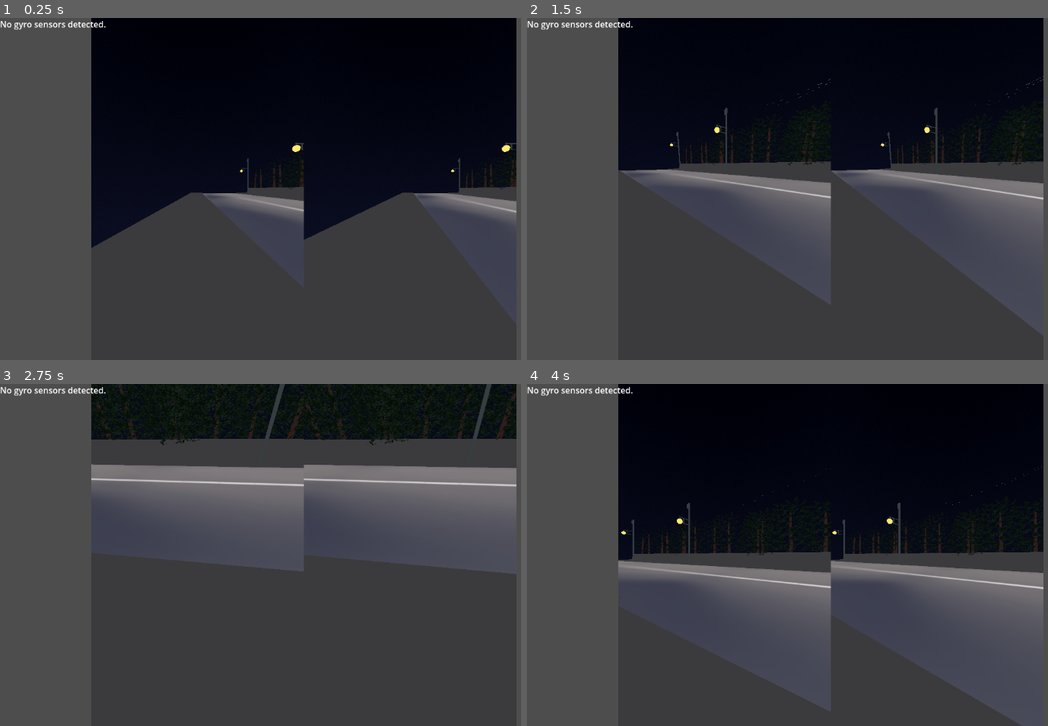
Above: before the commit, frames 1-4 (two rows, left to right).
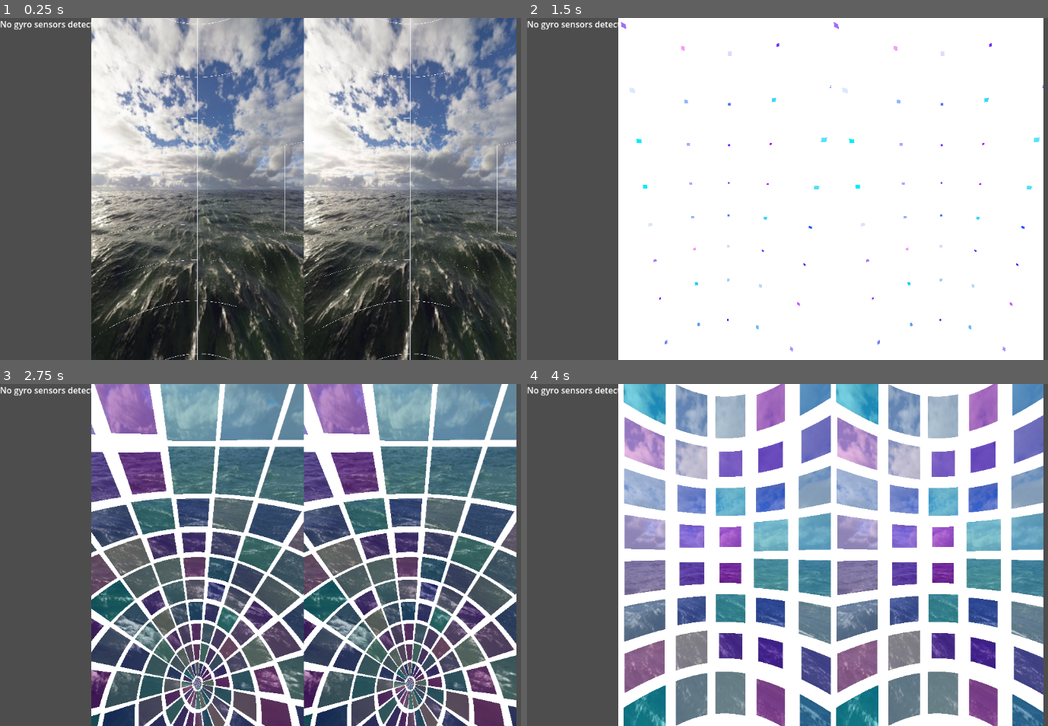
Above: after the commit, the same moments.

Repository: dairycultist/Metaverse
Game: Godot game, scene res://models/beach/beach.tscn
Same seed, same stepped clock (60 frames per second), same inputs: the game is played once before the commit and once after it. Before the commit the project starts from res://models/urban_japan/urban_japan.tscn.
Inputs:
- Up to frame 1 (0.25 s): no input
- Up to frame 2 (1.5 s): hold Right (ui_right) 0.53-1.28 s; hold Down (ui_down) from 1.28 s (still down)
- Up to frame 3 (2.75 s): release Down (ui_down) at 2.03 s; hold Right (ui_right) from 2.03 s (still down)
- Up to frame 4 (4 s): release Right (ui_right) at 2.78 s; hold Up (ui_up) 2.78-3.53 s; hold Left (ui_left) from 3.53 s (still down)

The runs differ from the first frame. In frame 1, 67% of the frame differs, in the area x 17-100%, y 0-100%; in frame 2, 82%; in frame 3, 76%; in frame 4, 82%.

Commit message:
Use panorama for sky texture

Diff:
--- /dev/null
+++ b/binocular_camera.tscn
@@ -0,0 +1,34 @@
+[gd_scene load_steps=2 format=3 uid="uid://doo5m5nxm6les"]
+
+[ext_resource type="Script" uid="uid://buipenoqnayc" path="res://binocular_camera.gd" id="1_ogosy"]
+
+[node name="BinocularCamera" type="Node3D"]
+script = ExtResource("1_ogosy")
+reduce_screen_width = 0.15
+
+[node name="LeftEyeContainer" type="SubViewportContainer" parent="."]
+anchors_preset = -1
+anchor_right = 0.5
+anchor_bottom = 1.0
+stretch = true
+
+[node name="LeftEye" type="SubViewport" parent="LeftEyeContainer"]
+handle_input_locally = false
+size = Vector2i(576, 648)
+render_target_update_mode = 4
+
+[node name="Camera3D" type="Camera3D" parent="LeftEyeContainer/LeftEye"]
+
+[node name="RightEyeContainer" type="SubViewportContainer" parent="."]
+anchors_preset = -1
+anchor_left = 0.5
+anchor_right = 1.0
+anchor_bottom = 1.0
+stretch = true
+
+[node name="RightEye" type="SubViewport" parent="RightEyeContainer"]
+handle_input_locally = false
+size = Vector2i(576, 648)
+render_target_update_mode = 4
+
+[node name="Camera3D" type="Camera3D" parent="RightEyeContainer/RightEye"]
--- a/models/beach/beach.tscn
+++ b/models/beach/beach.tscn
@@ -1,11 +1,13 @@
-[gd_scene load_steps=5 format=3 uid="uid://cmm5jat145het"]
+[gd_scene load_steps=8 format=3 uid="uid://cmm5jat145het"]
 
 [ext_resource type="Shader" uid="uid://cbjlqut47nfl5" path="res://models/sky.gdshader" id="1_uha78"]
+[ext_resource type="Texture2D" uid="uid://d4nyhgj384hms" path="res://models/beach/sky.jpg" id="2_0vmvk"]
+[ext_resource type="Script" uid="uid://d1ule5c5iwv4k" path="res://models/beach/test.gd" id="2_m4als"]
+[ext_resource type="PackedScene" uid="uid://doo5m5nxm6les" path="res://binocular_camera.tscn" id="3_bfey3"]
 
 [sub_resource type="ShaderMaterial" id="ShaderMaterial_uha78"]
 shader = ExtResource("1_uha78")
-shader_parameter/top = Color(0.450814, 0.717056, 0.957989, 1)
-shader_parameter/bottom = Color(0.730182, 0.84338, 0.992613, 1)
+shader_parameter/panorama = ExtResource("2_0vmvk")
 shader_parameter/c = 0.0
 shader_parameter/cel_count = 20
 
@@ -22,7 +24,15 @@
 fog_density = 0.188
 volumetric_fog_density = 1.0
 
-[node name="Beach" type="Node3D"]
+[node name="World" type="Node3D"]
 
 [node name="WorldEnvironment" type="WorldEnvironment" parent="."]
 environment = SubResource("Environment_bfey3")
+script = ExtResource("2_m4als")
+
+[node name="Debug" type="RichTextLabel" parent="."]
+offset_right = 455.0
+offset_bottom = 75.0
+text = "cat"
+
+[node name="BinocularCamera" parent="." instance=ExtResource("3_bfey3")]
--- /dev/null
+++ b/models/beach/test.gd
@@ -0,0 +1,5 @@
+extends WorldEnvironment
+
+func _process(delta: float) -> void:
+	self.environment.sky.sky_material.set("shader_parameter/c", pow(sin(Time.get_ticks_msec() * 0.001), 2.));
+	pass
--- a/models/sky.gdshader
+++ b/models/sky.gdshader
@@ -1,7 +1,6 @@
 shader_type sky;
 
-uniform vec3 top : source_color;
-uniform vec3 bottom : source_color;
+uniform sampler2D panorama: source_color;
 uniform float c : hint_range(0., 1.) = 0.;
 uniform int cel_count : hint_range(0, 1000) = 12;
 
@@ -43,7 +42,6 @@
 		|| mod(y * cel_size + e * 12., 24) / 6. < e * 4.) {
 		COLOR = vec3(1.);
 	} else {
-		float fac = clamp(SKY_COORDS.y + hash(vec2(SKY_COORDS.x, SKY_COORDS.y)) * 0.1, 0., 1.);
-		COLOR = mix(mix(top, bottom, fac), vec3(cel_unique_a, cel_unique_b, 1.0), c);
+		COLOR = mix(texture(panorama, SKY_COORDS.xy).rgb, vec3(cel_unique_a, cel_unique_b, 1.0), c);
 	}
 }
--- a/models/urban_japan/urban_japan.tscn
+++ b/models/urban_japan/urban_japan.tscn
@@ -1,6 +1,6 @@
 [gd_scene load_steps=11 format=3 uid="uid://ucbmkqy0jydj"]
 
-[ext_resource type="Script" uid="uid://buipenoqnayc" path="res://binocular_camera.gd" id="1_fsedq"]
+[ext_resource type="PackedScene" uid="uid://doo5m5nxm6les" path="res://binocular_camera.tscn" id="1_fsedq"]
 [ext_resource type="Shader" uid="uid://cbjlqut47nfl5" path="res://models/sky.gdshader" id="2_wwej8"]
 [ext_resource type="ArrayMesh" uid="uid://dgarvry48c474" path="res://models/urban_japan/vending_machine/vending_machine.obj" id="3_ms0dd"]
 [ext_resource type="Shader" uid="uid://8f3dvohhv7bc" path="res://models/flat.gdshader" id="4_baia7"]
@@ -11,8 +11,8 @@
 shader = ExtResource("2_wwej8")
 shader_parameter/top = Color(0, 0, 0, 1)
 shader_parameter/bottom = Color(0.0941176, 0.109804, 0.211765, 1)
-shader_parameter/star_smallness = 1200.0
-shader_parameter/star_rarity = 0.997
+shader_parameter/c = 0.0
+shader_parameter/cel_count = 12
 
 [sub_resource type="Sky" id="Sky_6kvs7"]
 sky_material = SubResource("ShaderMaterial_2ot7e")
@@ -36,38 +36,7 @@
 
 [node name="World" type="Node3D"]
 
-[node name="BinocularCamera" type="Node3D" parent="."]
-transform = Transform3D(1, 0, 0, 0, 1, 0, 0, 0, 1, -1.2, 0.25, -0.6)
-script = ExtResource("1_fsedq")
-reduce_screen_width = 0.15
-
-[node name="LeftEyeContainer" type="SubViewportContainer" parent="BinocularCamera"]
-anchors_preset = -1
-anchor_right = 0.5
-anchor_bottom = 1.0
-stretch = true
-
-[node name="LeftEye" type="SubViewport" parent="BinocularCamera/LeftEyeContainer"]
-handle_input_locally = false
-size = Vector2i(576, 648)
-render_target_update_mode = 4
-
-[node name="Camera3D" type="Camera3D" parent="BinocularCamera/LeftEyeContainer/LeftEye"]
-transform = Transform3D(1, 0, 0, 0, 1, 0, 0, 0, 1, -1.2, 0.25, -0.6)
-
-[node name="RightEyeContainer" type="SubViewportContainer" parent="BinocularCamera"]
-anchors_preset = -1
-anchor_left = 0.5
-anchor_right = 1.0
-anchor_bottom = 1.0
-stretch = true
-
-[node name="RightEye" type="SubViewport" parent="BinocularCamera/RightEyeContainer"]
-handle_input_locally = false
-size = Vector2i(576, 648)
-render_target_update_mode = 4
-
-[node name="Camera3D" type="Camera3D" parent="BinocularCamera/RightEyeContainer/RightEye"]
+[node name="BinocularCamera" parent="." instance=ExtResource("1_fsedq")]
 transform = Transform3D(1, 0, 0, 0, 1, 0, 0, 0, 1, -1.2, 0.25, -0.6)
 
 [node name="Debug" type="RichTextLabel" parent="."]
--- a/project.godot
+++ b/project.godot
@@ -11,7 +11,7 @@
 [application]
 
 config/name="Metaverse"
-run/main_scene="uid://ucbmkqy0jydj"
+run/main_scene="uid://cmm5jat145het"
 config/features=PackedStringArray("4.4", "Mobile")
 config/icon="res://icon.svg"
 
Binary file added: models/beach/sky.jpg
Not shown, added: models/beach/sky.jpg.import
Not shown, added: models/beach/test.gd.uid
